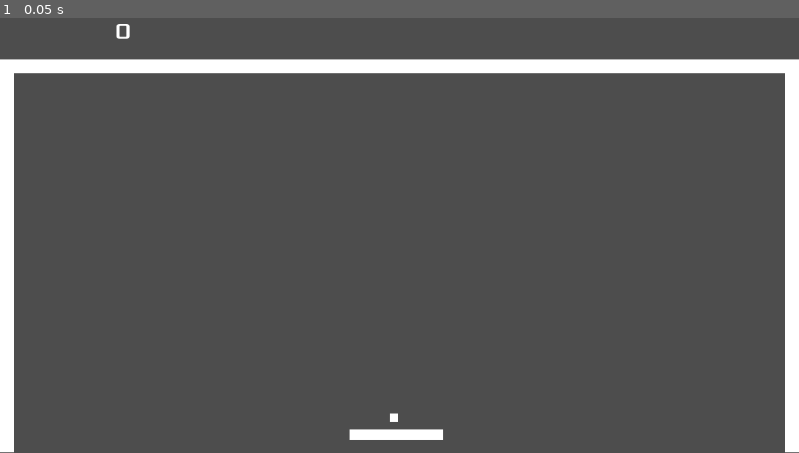
Above: before the commit, frame 1.
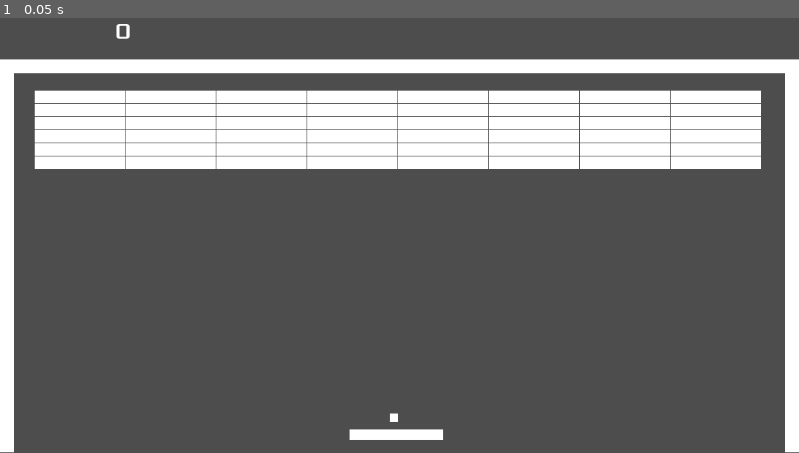
Above: after the commit, the same moment.

Repository: djaquay/breakout-gd
Game: Godot game, scene res://main.tscn
The game is run twice, just before and just after one commit, with the same random seed, the same clock (stepped at 60 frames per second) and the same inputs. Before the commit the project has no main scene; this scene is started directly in both runs.
Inputs:
- Up to frame 1 (0.05 s): no input

The runs differ from the first frame. In frame 1, 16% of the frame differs, in the area x 4-96%, y 16-35%.

Commit message:
add bricks dynamically

Diff:
--- a/main.gd
+++ b/main.gd
@@ -1,12 +1,21 @@
 extends Node
 
-@export var brick: PackedScene
+@export var brick_scene: PackedScene
 
 
 # Called when the node enters the scene tree for the first time.
 func _ready() -> void:
-	pass # Replace with function body.
+	brick_setup()
 
+
+func brick_setup() -> void:
+	var size = $Brick/CollisionShape2D.shape.get_rect().size
+	for row in range(0, 6):
+		for col in range(0, 8):
+			var brick = brick_scene.instantiate()
+			brick.position = Vector2(col * (size.x+1) + 50, row * (size.y+1) + 125)
+
+			add_child(brick)
 
 # Called every frame. 'delta' is the elapsed time since the previous frame.
 func _process(delta: float) -> void:
--- a/main.tscn
+++ b/main.tscn
@@ -9,7 +9,10 @@
 
 [node name="Main" type="Node"]
 script = ExtResource("1_vrvtn")
-brick = ExtResource("5_hoy5r")
+brick_scene = ExtResource("5_hoy5r")
+
+[node name="Brick" parent="." instance=ExtResource("5_hoy5r")]
+visible = false
 
 [node name="TopWall" parent="." instance=ExtResource("1_kjrpd")]
 position = Vector2(0, 80)
--- a/project.godot
+++ b/project.godot
@@ -11,5 +11,6 @@
 [application]
 
 config/name="Breakout"
+run/main_scene="res://main.tscn"
 config/features=PackedStringArray("4.3", "Forward Plus")
 config/icon="res://icon.svg"
Not shown, changed: README.md
